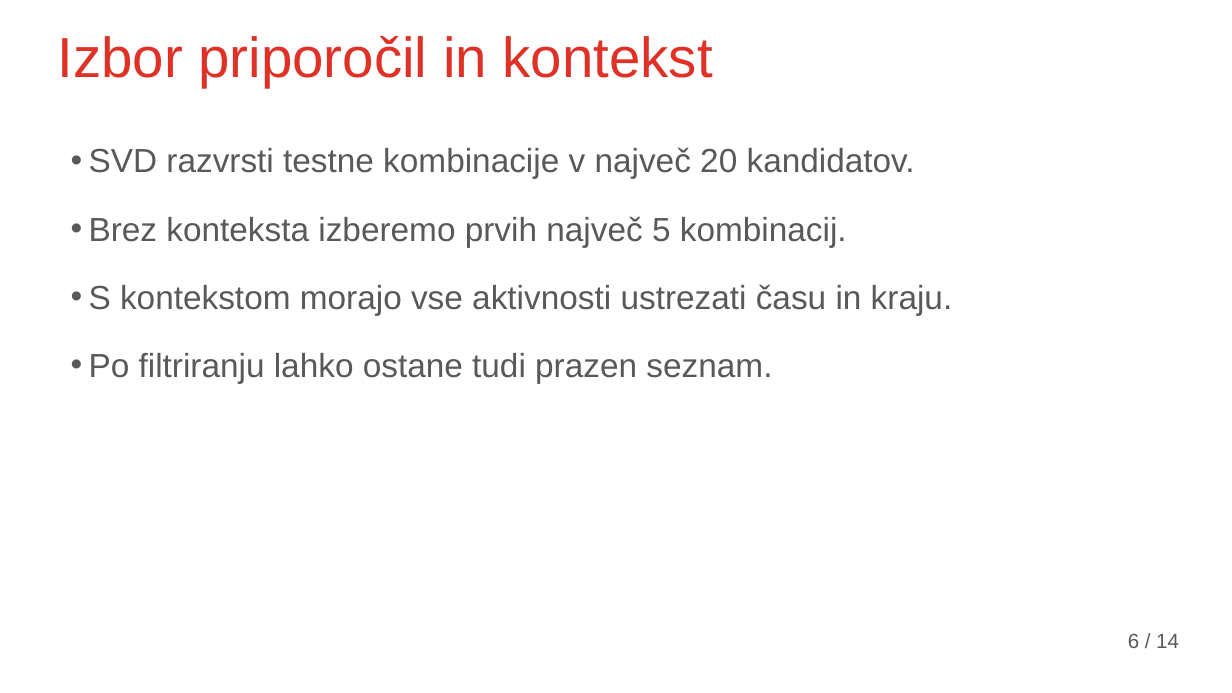
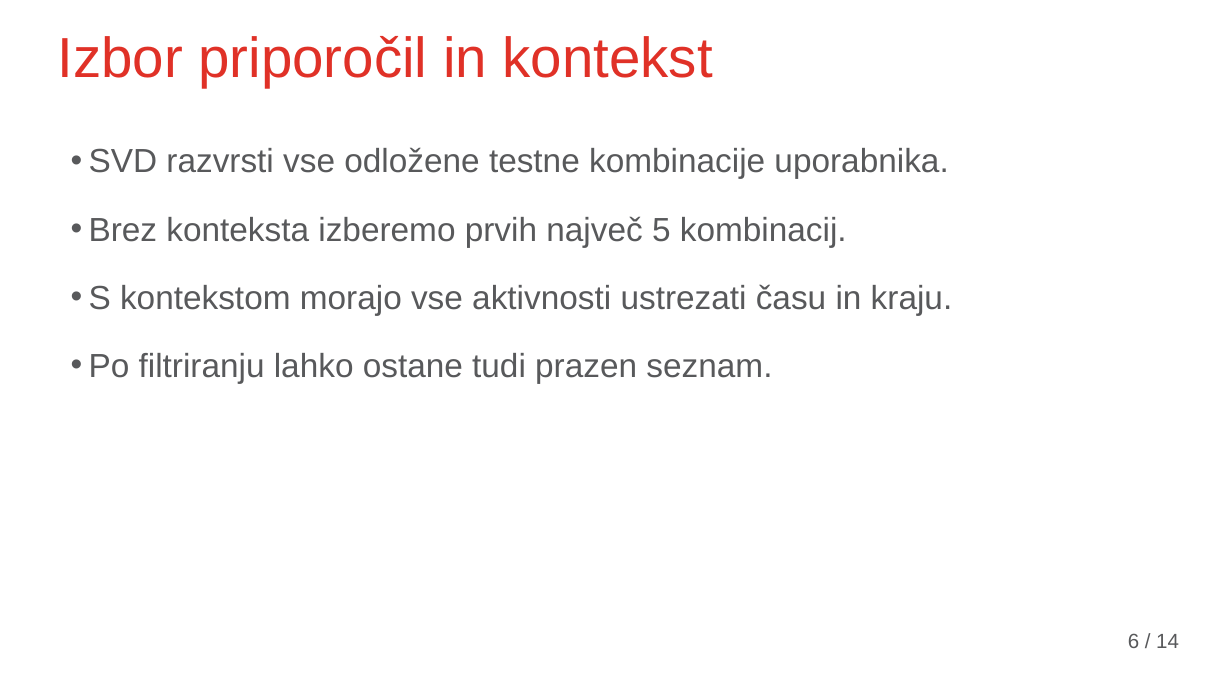
Before and after one commit to leskovecg/masters-thesis-recommender-system, a slide deck: slide 6 of presentation/Zagovor_Gasper_Leskovec.pptx. Drawn at 1232x693 pixels with LibreOffice and Linux fonts; fonts in the diff are those of the drawing; background and template pictures are left out. Boxes give left, top, right and bottom in pixels: in the first picture for what was removed or moved away, otherwise in the second. Text is boxed around its words. In the diff, an @@ line names an element or a change of style, - is before the commit and + after.

```diff
--- a/presentation/Zagovor_Gasper_Leskovec.pptx
+++ b/presentation/Zagovor_Gasper_Leskovec.pptx
@@ text at [89, 147, 948, 179]: text changed @@
-• SVD razvrsti testne kombinacije v največ 20 kandidatov.
+• SVD razvrsti vse odložene testne kombinacije uporabnika.
```
Also in this commit, not shown: 3 other slides changed, 2 other files.
